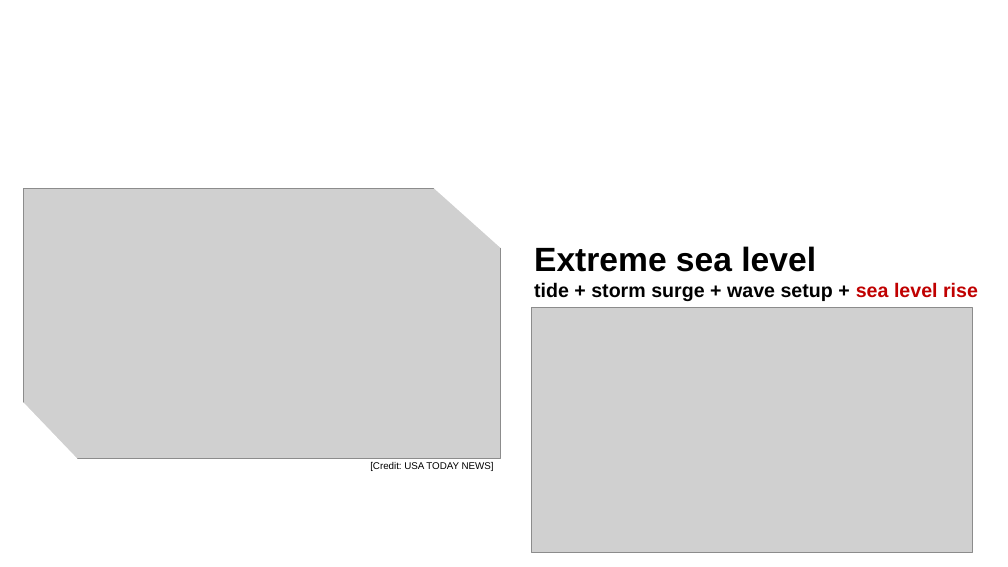
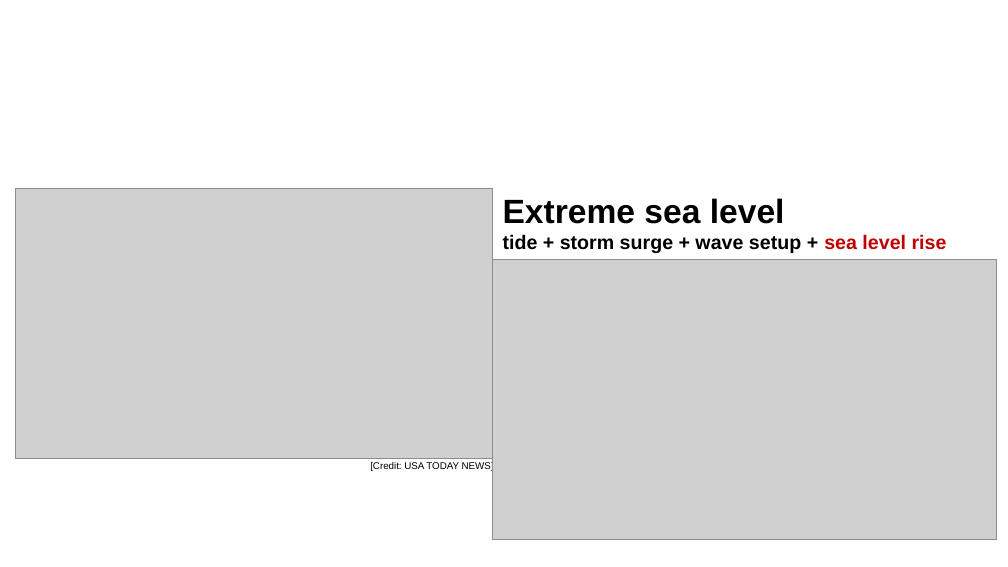
Before and after one commit to corzogac/CoastalRiskClass, a slide deck: slide 3 of Assets/ESL_lecture_IND_TMT_Khin.pptx. Drawn at 1008x567 pixels with LibreOffice and Linux fonts; fonts in the diff are those of the drawing; grey boxes stand for pictures; background and template pictures are left out. Boxes give left, top, right and bottom in pixels: in the first picture for what was removed or moved away, otherwise in the second. Text is boxed around its words. In the diff, an @@ line names an element or a change of style, - is before the commit and + after.

```diff
--- a/Assets/ESL_lecture_IND_TMT_Khin.pptx
+++ b/Assets/ESL_lecture_IND_TMT_Khin.pptx
@@ triangle removed at (430, 98, 586, 254) @@
@@ picture: place and size @@
-picture at (23, 188, 500, 458)
+picture at (15, 188, 492, 458)
@@ rectangle "Extreme sea level": place and size @@
-rectangle "Extreme sea level" at (524, 233, 1008, 307)
+rectangle "Extreme sea level" at (493, 184, 977, 259)
@@ picture: place and size @@
-picture at (531, 307, 972, 552)
+picture at (493, 259, 997, 539)
@@ triangle removed at (0, 397, 84, 518) @@
```
Also in this commit, not shown: 3 other slides changed, 1 other file.
